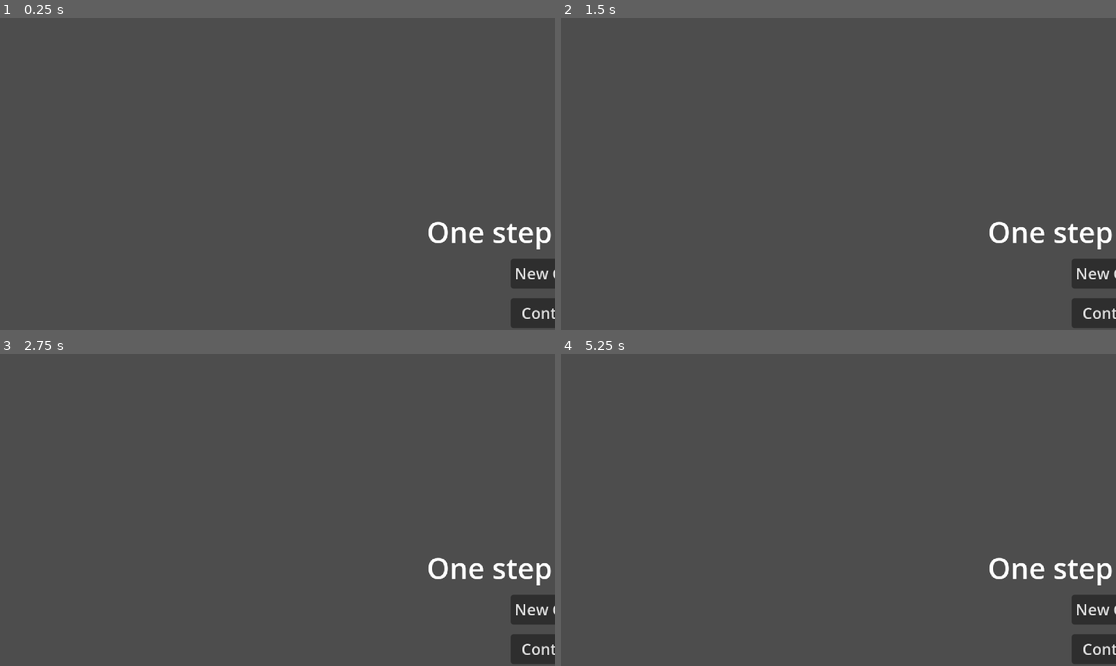
Above: before the commit, frames 1-4 (two rows, left to right).
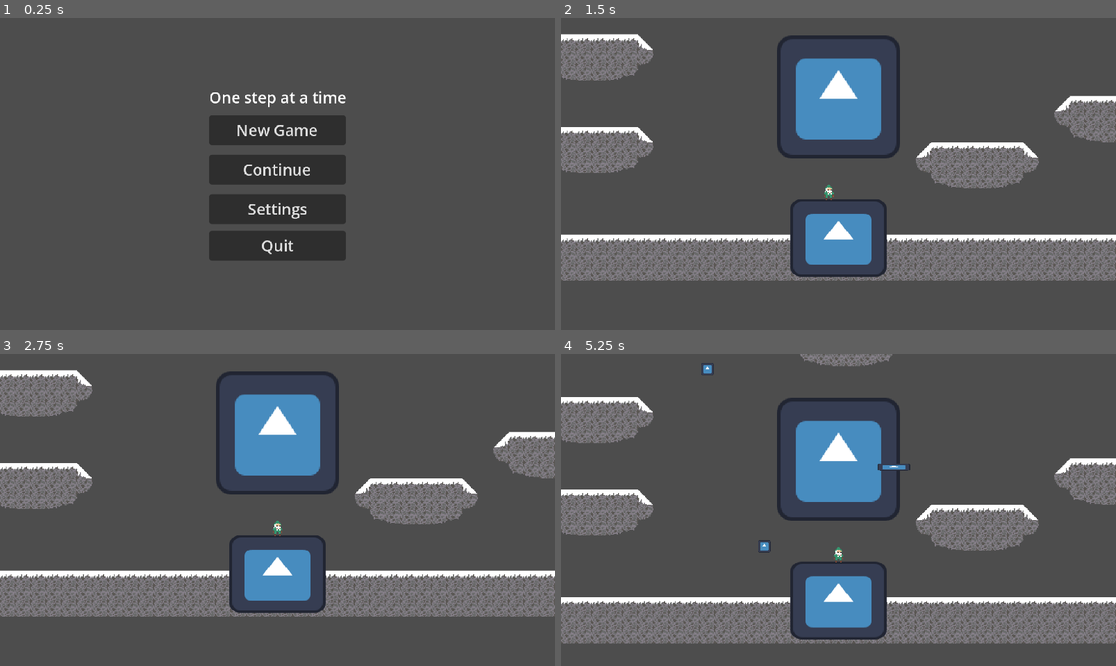
Above: after the commit, the same moments.

Repository: Wilisimple4u/GameJamOnlyOne
Game: Godot game, scene res://Main menu.tscn
The game is run twice, just before and just after one commit, with the same random seed, the same clock (stepped at 60 frames per second) and the same inputs. The engine's default icon, where the game draws it, is replaced by a stand-in: a white triangle on a blue panel in a dark square.
Inputs (mouse positions are in pixels of both pictures, inside the frame that each line leads up to):
- Up to frame 1 (0.25 s): no input
- Up to frame 2 (1.5 s): click (838, 130) at 0.5 s, where only the run after the commit has a clickable "New Game"; tap Enter (ui_accept) at 1.25 s; move the mouse to (960, 158) at 1.27 s; hold Right (ui_right) from 1.28 s (still down); tap A (A_Key) at 1.35 s
- Up to frame 3 (2.75 s): keep holding Right (ui_right); tap Enter (ui_accept) at 1.52, 2, 2.27 s; move the mouse to (166, 525) at 2.02 s; tap D (D_Key) at 2.1 s
- Up to frame 4 (5.25 s): tap Enter (ui_accept) at 2.75, 3.5, 3.77, 4.52, 5 s; move the mouse to (894, 441) at 2.77 s; release Right (ui_right) at 2.78 s; hold Left (ui_left) 2.78-3.53 s; click (894, 441) at 2.85 s; move the mouse to (810, 572) at 3.52 s; hold Right (ui_right) 3.53-5.03 s; tap W (W_and_Space_Key) at 3.6 s; move the mouse to (1005, 556) at 4.27 s; tap A (A_Key) at 4.35 s; move the mouse to (672, 463) at 5.02 s; hold Left (ui_left) from 5.03 s (still down); tap D (D_Key) at 5.1 s

The runs differ from the first frame. In frame 1, 12% of the frame differs, in the area x 37-100%, y 23-100%; in frame 2, 26%; in frame 3, 26%; in frame 4, 27%, in the area x 0-100%, y 0-100%.

Commit message:
camera movement and outside screen detection
also includes a lifetime for each spawned rock to prevent too many at a time

Diff:
--- a/Prof of concept GameJam/Main menu.tscn
+++ b/Prof of concept GameJam/Main menu.tscn
@@ -4,11 +4,7 @@
 
 [node name="Main memu" type="Control"]
 layout_mode = 3
-anchors_preset = 15
-anchor_right = 1.0
-anchor_bottom = 1.0
-grow_horizontal = 2
-grow_vertical = 2
+anchors_preset = 0
 script = ExtResource("1_7jlr6")
 
 [node name="VBoxContainer" type="VBoxContainer" parent="."]
@@ -20,15 +16,6 @@
 offset_right = 71.5
 offset_bottom = 40.0
 grow_horizontal = 2
-
-[node name="MarginContainer" type="MarginContainer" parent="VBoxContainer"]
-layout_mode = 2
-theme_override_constants/margin_top = 40
-
-[node name="Label" type="Label" parent="VBoxContainer/MarginContainer"]
-layout_mode = 2
-theme_override_font_sizes/font_size = 30
-text = "One step at a time"
 
 [node name="CenterContainer" type="CenterContainer" parent="."]
 layout_mode = 1
@@ -46,6 +33,10 @@
 
 [node name="VBoxContainer" type="VBoxContainer" parent="CenterContainer"]
 layout_mode = 2
+
+[node name="Title" type="Label" parent="CenterContainer/VBoxContainer"]
+layout_mode = 2
+text = "One step at a time"
 
 [node name="MarginContainer2" type="MarginContainer" parent="CenterContainer/VBoxContainer"]
 layout_mode = 2
--- a/Prof of concept GameJam/OneStepAtTheTime/ObjectScenes/PlayerChar.tscn
+++ b/Prof of concept GameJam/OneStepAtTheTime/ObjectScenes/PlayerChar.tscn
@@ -21,6 +21,10 @@
 [node name="TempPlayerChar" type="CharacterBody2D"]
 script = ExtResource("1_ceten")
 
+[node name="VisibleOnScreenNotifier2D" type="VisibleOnScreenNotifier2D" parent="."]
+position = Vector2(0, -2)
+scale = Vector2(0.5, 0.8)
+
 [node name="CollisionShape2D" type="CollisionShape2D" parent="."]
 position = Vector2(0, -2)
 shape = SubResource("CapsuleShape2D_ceten")
@@ -29,6 +33,3 @@
 position = Vector2(0, -2)
 sprite_frames = SubResource("SpriteFrames_4sakj")
 animation = &"TempIdle"
-
-[node name="VisibleOnScreenNotifier2D" type="VisibleOnScreenNotifier2D" parent="AnimatedSprite2D"]
-scale = Vector2(0.5, 0.8)
--- a/Prof of concept GameJam/OneStepAtTheTime/ObjectScenes/rock.gd
+++ b/Prof of concept GameJam/OneStepAtTheTime/ObjectScenes/rock.gd
@@ -1,4 +1,16 @@
 extends RigidBody2D
+
+func _ready():
+	var lifetime := Timer.new()
+	add_child(lifetime)
+	lifetime.wait_time = 8.0
+	lifetime.one_shot = true
+	lifetime.start()
+	lifetime.timeout.connect(lifetime_end)
+
+func lifetime_end():
+	print("Lifetime ended for " , name)
+	queue_free()
 
 func _on_area_2d_body_entered(_body):
 		queue_free()
--- a/Prof of concept GameJam/OneStepAtTheTime/Scripts/Platform_spawner.gd
+++ b/Prof of concept GameJam/OneStepAtTheTime/Scripts/Platform_spawner.gd
@@ -7,7 +7,6 @@
 	if Input.is_action_just_pressed("Mouse_LeftClick"):
 		spawnplatform()
 		print("platform placed")
-
 
 #Checks then deletes the previous playerplatform if it exists then creates a new playerplatform in the level scene.
 func spawnplatform():
@@ -22,9 +21,6 @@
 	new_Platform.name = "PlayerPlatform"
 	new_Platform.position = get_global_mouse_position()
 
-
-
-
 #Storage
 #@onready var RiggedPlayerCharacter = get_tree().get_root().get_node("RiggedPlayerCharacter")
 #@onready var PlayerPlatform = load("res://OneStepAtTheTime/ObjectScenes/playerPlatform.tscn")
@@ -32,6 +28,5 @@
 #func _ready():
 	#placePlatform()
 
-
 #func placePlatform():
 	#var placedplatform = PlayerPlatform.instantiate()
--- a/Prof of concept GameJam/OneStepAtTheTime/Scripts/Player_char_Move.gd
+++ b/Prof of concept GameJam/OneStepAtTheTime/Scripts/Player_char_Move.gd
@@ -1,18 +1,19 @@
 extends CharacterBody2D
-@onready var can_be_seen = $AnimatedSprite2D/VisibleOnScreenNotifier2D
+@onready var can_be_seen = get_node("VisibleOnScreenNotifier2D")
 
 #Importing and reading the platform to be used.
 #@onready var PlayerPlatform = load("res://OneStepAtTheTime/ObjectScenes/playerPlatform.tscn")
 const SPEED = 150.0
 const JUMP_VELOCITY = -300.0
-var first_pos = 0
-var last_pos = 0
 # IF the character hits a triangular surface,
 # which sends them just within range of being on top of another platforms collider,
 # it can trigger another instant jump, the players negative (upward force) will increase more then normal.
 
-func _physics_process(delta: float) -> void:
+func _ready() -> void:
+	pass
 
+	pass
+func _physics_process(delta):
 	# Add the gravity.
 	if not is_on_floor():
 		velocity += get_gravity() * delta
@@ -21,10 +22,22 @@
 	if Input.is_action_just_pressed("W_and_Space_Key") and is_on_floor():
 		velocity.y = (JUMP_VELOCITY)
 
-#Platform Spawing input command
+	#Move camera up with player	and camera difference
+	if Camera.global_position.y > self.global_position.y:
+		Camera.global_position.y = self.global_position.y
+
+	#Reset game if player gooes offscreen and dies
+	if !can_be_seen.is_on_screen():
+		get_tree().reload_current_scene()
+		Camera.global_position.y = 0
+		#Reload level
+	elif can_be_seen.is_on_screen():
+		pass
+
+#Platform Spawing input commandAA
 	#if Input.is_action_just_pressed("ui_down"):
 		#spawnplatform()
-		#print("platform placed")
+		#print("platform placed")a
 
 	# Get the input direction and handle the movement/deceleration.
 	# As good practice, you should replace UI actions with custom gameplay actions.
--- a/Prof of concept GameJam/OneStepAtTheTime/Scripts/TitleScreen.gd
+++ b/Prof of concept GameJam/OneStepAtTheTime/Scripts/TitleScreen.gd
@@ -7,7 +7,6 @@
 func _on_quit_start_button_pressed():
 	get_tree().quit()
 
-
 #When the NewGameButtong is pressed on the start menu,
 #It get's the change scene to file command changing it to our selected level scene.
 #Currently it is just the TestLevel
--- a/Prof of concept GameJam/OneStepAtTheTime/Scripts/camera.gd
+++ b/Prof of concept GameJam/OneStepAtTheTime/Scripts/camera.gd
@@ -1,5 +1,4 @@
 extends Camera2D
-
 func _ready() -> void:
 	pass
 
--- a/Prof of concept GameJam/OneStepAtTheTime/Scripts/rockSpawner.gd
+++ b/Prof of concept GameJam/OneStepAtTheTime/Scripts/rockSpawner.gd
@@ -5,17 +5,18 @@
 var rocks_limit = 1000
 
 func _ready():
-	spawn_area_x = get_viewport().size.x
-	spawn_area_y = get_viewport().size.y - 100
+	pass
 
 func _physics_process(_delta):
+	spawn_area_x = get_viewport().size.x
+	spawn_area_y = get_viewport().size.y
+	#Spawn rocks
 	var rocks_in_game = get_child_count()
 	if rocks_in_game < rocks_limit :
 		var rock = rock_scene.instantiate()
 		add_child(rock)
 		rock.position = Vector2(randi_range(-spawn_area_x, spawn_area_x), -spawn_area_y)
 
-
 #TODO: The Rocks will randomly be spawned over empty space falling into a void of nothing.
 #Eventually there will be so many falling out of that map that it can no longer spawn any new rocks.
 #Solution: Add a long kill box to the bottom of the level project to remove them or Make the rocks automatically die once they have existed for X amount of time.
--- a/Prof of concept GameJam/project.godot
+++ b/Prof of concept GameJam/project.godot
@@ -17,8 +17,7 @@
 
 [autoload]
 
-Camera="res://OneStepAtTheTime/Scripts/camera.gd"
-PlayerCharMove="res://OneStepAtTheTime/Scripts/Player_char_Move.gd"
+Camera="*res://OneStepAtTheTime/Scripts/camera.gd"
 
 [display]
 
